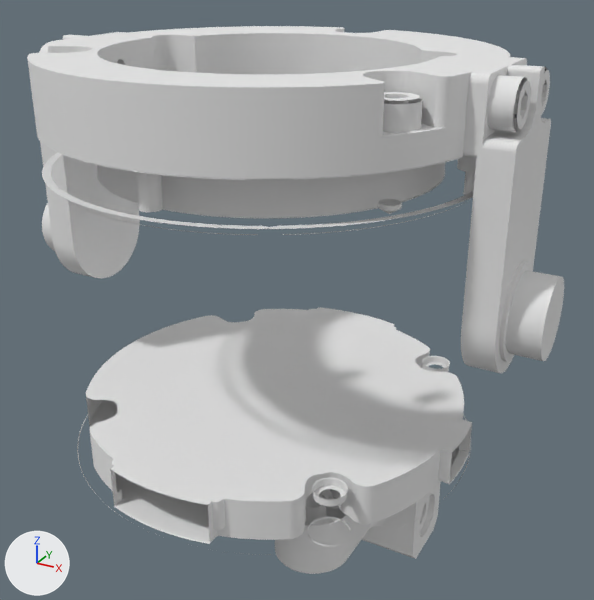
Before and after pictures for a commit that changed the OBJ model v1/meshes/visual/arm/link6_1.obj.
Before and after are seen from a camera (50 mm lens) standing at (53.3, -648.7, 40.3) and looking at (2.8, -557.0, -5.5). The axes (+X, +Y, +Z) are drawn at lower left. The lights are the same throughout. The older version comes first. Where no turn or scale is listed for an object, it has been applied to the vertices.

Script lines for the objects in view, before the commit:
```python
me_link6_1 = bpy.data.meshes.new('link6_1')
me_link6_1.from_pydata(...)  # 34708 vertices, 60760 faces; spans x -37.5..37.5, y -587.0..-530.0, z -38.0..28.0
me_link6_1.materials.append(mat_mat0)  # white #e7e7e7
ob_link6_1 = bpy.data.objects.new('link6_1', me_link6_1)
ob_link6_1.location = (0.0, 0.0, 0.0)
```
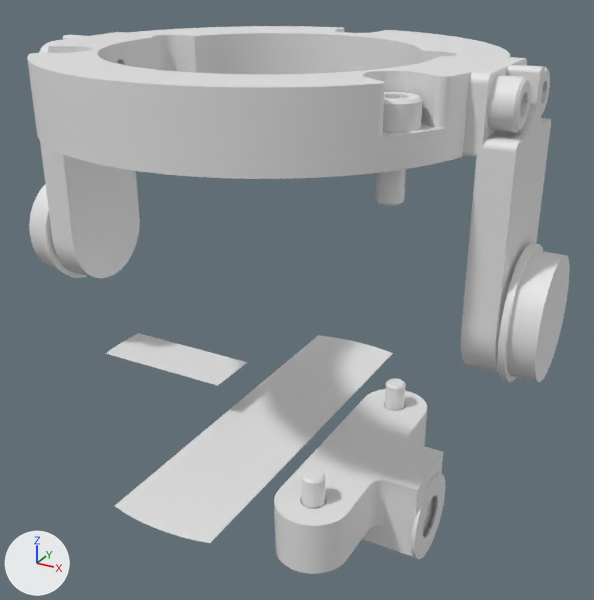
Changed parts and their boxes [x1, y1, x2, y2] in the pictures (594 x 600 px):
'link6_1', reshaped: before [27, 26, 564, 574]; after [27, 26, 570, 574]
part 1 of me_link6_1, added: after [115, 335, 393, 543]
part 2 of me_link6_1, deleted (mostly hidden): before [70, 172, 450, 507]
part 3 of me_link6_1, reshaped: before [27, 26, 564, 373]; after [27, 26, 570, 382]
part 4 of me_link6_1, cut back: before [77, 307, 472, 574]; after [106, 333, 446, 574]

Patch to the scene script:
```diff
--- a/v1/meshes/visual/arm/link6_1.obj.py
+++ b/v1/meshes/visual/arm/link6_1.obj.py
@@ me_link6_1 @@
 # used by ob_link6_1; location = (0.0, 0.0, 0.0)
-me_link6_1.from_pydata(...)  # 34708 vertices, 60760 faces; spans x -37.5..37.5, y -587.0..-530.0, z -38.0..28.0
-me_link6_1.materials.append(mat_mat0)  # white #e7e7e7
+me_link6_1.from_pydata(...)  # 13486 vertices, 26945 faces; spans x -37.5..37.5, y -587.0..-530.0, z -39.0..28.0
+# me_link6_1 part 1: a new loose piece of 18 vertices spanning x -7.2..7.2, y -587.0..-530.0, z -24.5
+# me_link6_1 part 2: 11 loose pieces with 4519 vertices, spanning x -22.9..20.1, y -586.0..-532.8, z -20.1..24.7, are deleted
+# me_link6_1 part 3: 657 vertices moved within x -33.0..33.0, y -575.9..-530.3, z 15.0..28.0; 14932 vertices removed from x -37.5..37.5, y -587.0..-530.0, z -7.5..28.0; 4443 vertices added at x -37.5..37.5, y -587.0..-530.0, z -8.2..28.0
+# me_link6_1 part 4: 291 vertices moved within x 8.5..24.3, y -576.9..-540.1, z -38.0..-21.5; 7403 vertices removed from x -28.5..28.5, y -587.0..-530.0, z -38.0..-19.0; 1171 vertices added at x -28.5..24.8, y -576.9..-540.1, z -39.0..-19.0
```
